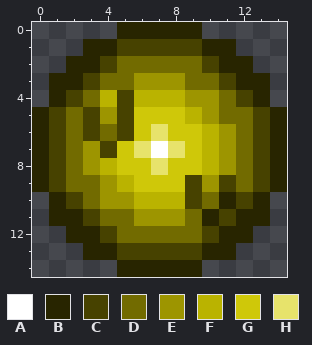
One commit to this pixel-art sprite: src/res/paintballs/yellowPaintBall2.png. The picture above is the old version.
The file is 15x15 pixels.
Palette (. is transparent): A #ffffff  B #282500  C #474200  D #726b00  E #9d9500  F #bab300  G #cfc809  H #e7e36b
The result:
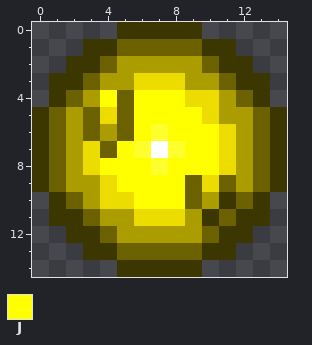
Colours new in this view: J #ffff00
Log entry: menu and super paintBall
What changed:
colour B: #282500 -> #3c3600
colour C: #474200 -> #6b6100
colour D: #726b00 -> #ab9d00
colour E: #9d9500 -> #ecdc00
colour H: #e7e36b -> #ffff2d
Changed rows in their new state; - is a pixel that keeps its letter.
first column x 4:
 4 J-JJJ--
 5 --JJJJ-
 6 --J-JJJ
 7 -J---JJ
 8 JJJ-JJJ
 9 -JJJJ--
10 --JJJ--
